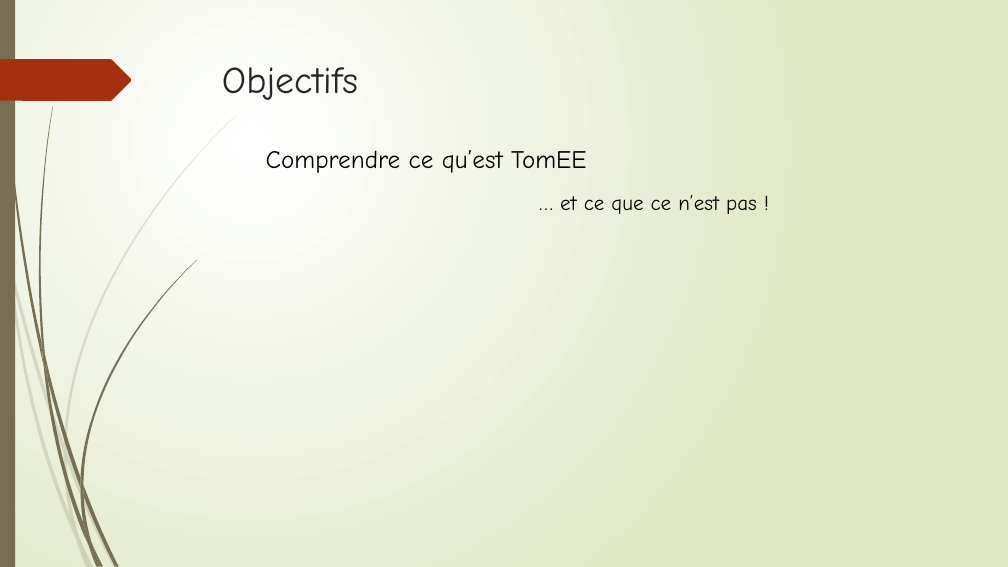
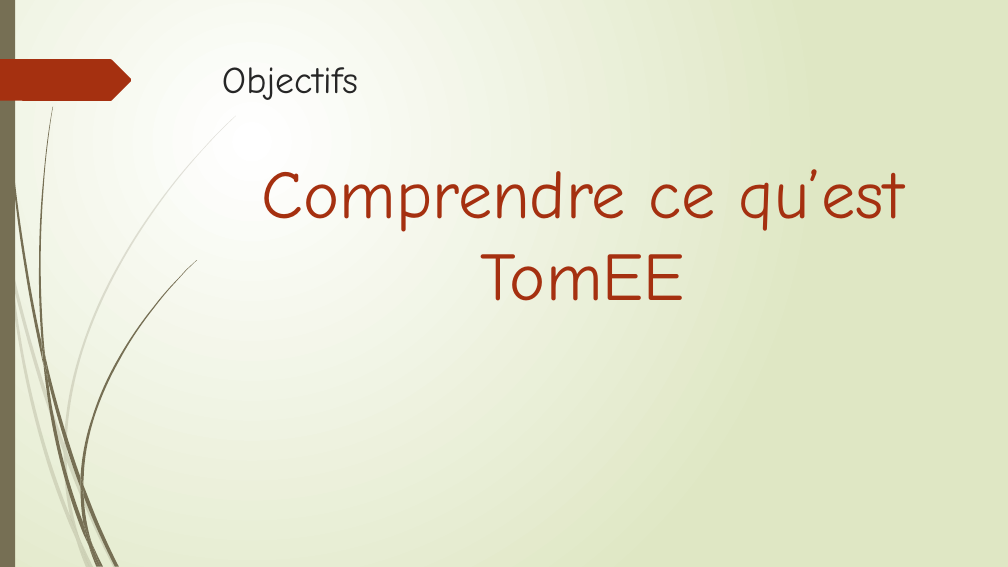
Before and after one commit to Tarek-Adra/TomEE, a slide deck: slide 2 of presentation.pptx. Drawn at 1008x567 pixels with LibreOffice and Linux fonts; fonts in the diff are those of the drawing. Boxes give left, top, right and bottom in pixels: in the first picture for what was removed or moved away, otherwise in the second. Text is boxed around its words. In the diff, an @@ line names an element or a change of style, - is before the commit and + after.

```diff
--- a/presentation.pptx
+++ b/presentation.pptx
@@ text at (x1=262, y1=169, x2=904, y2=301): text changed; size 24 to 65 pt; text colour #000000 to #A53010 @@
-Comprendre ce qu’est TomEE
+Comprendre ce qu’est
+TomEE
@@ text removed at (x1=560, y1=195, x2=757, y2=214) @@
-… et ce que ce n’est pas !
```
Also in this commit, not shown: 5 other slides changed, 2 slides added, 4 slides removed, 2 other files.
